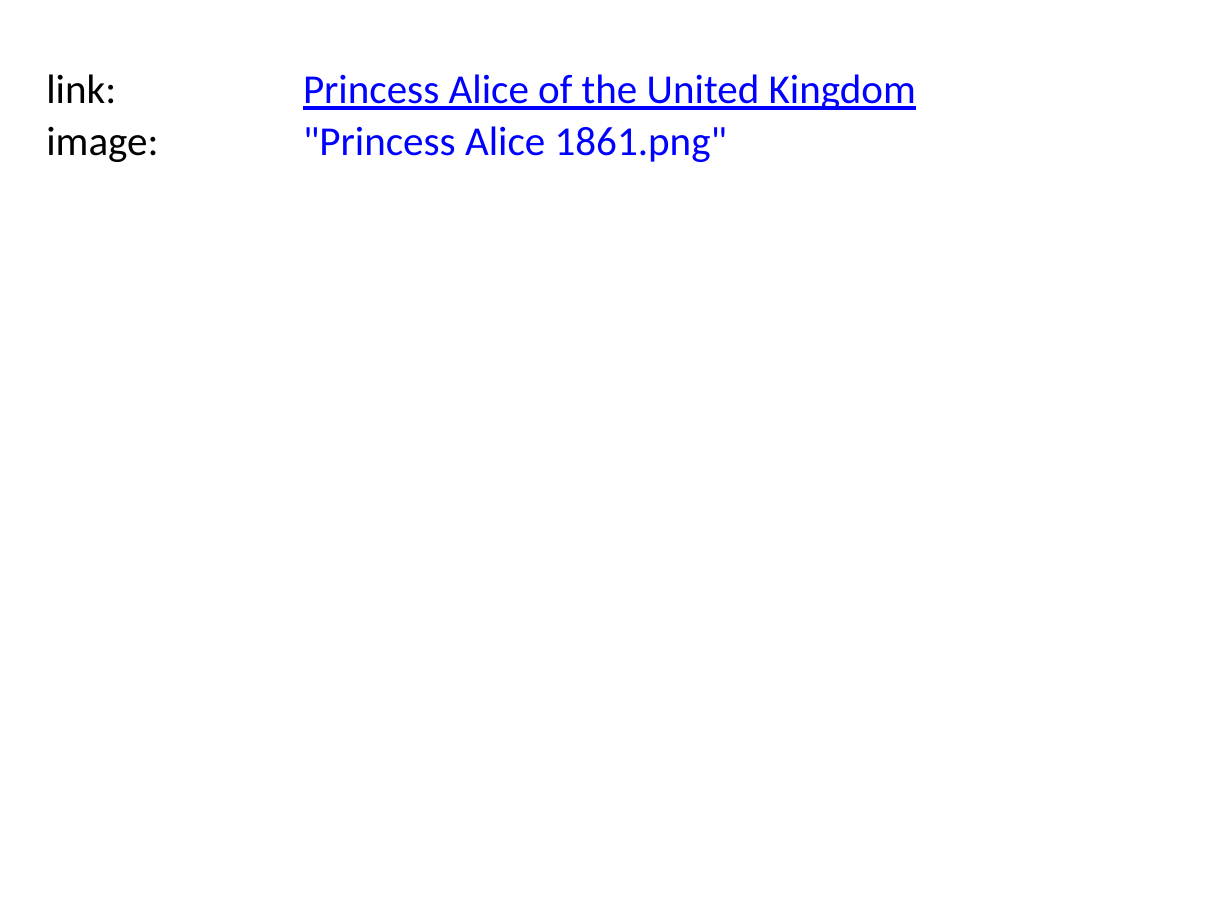
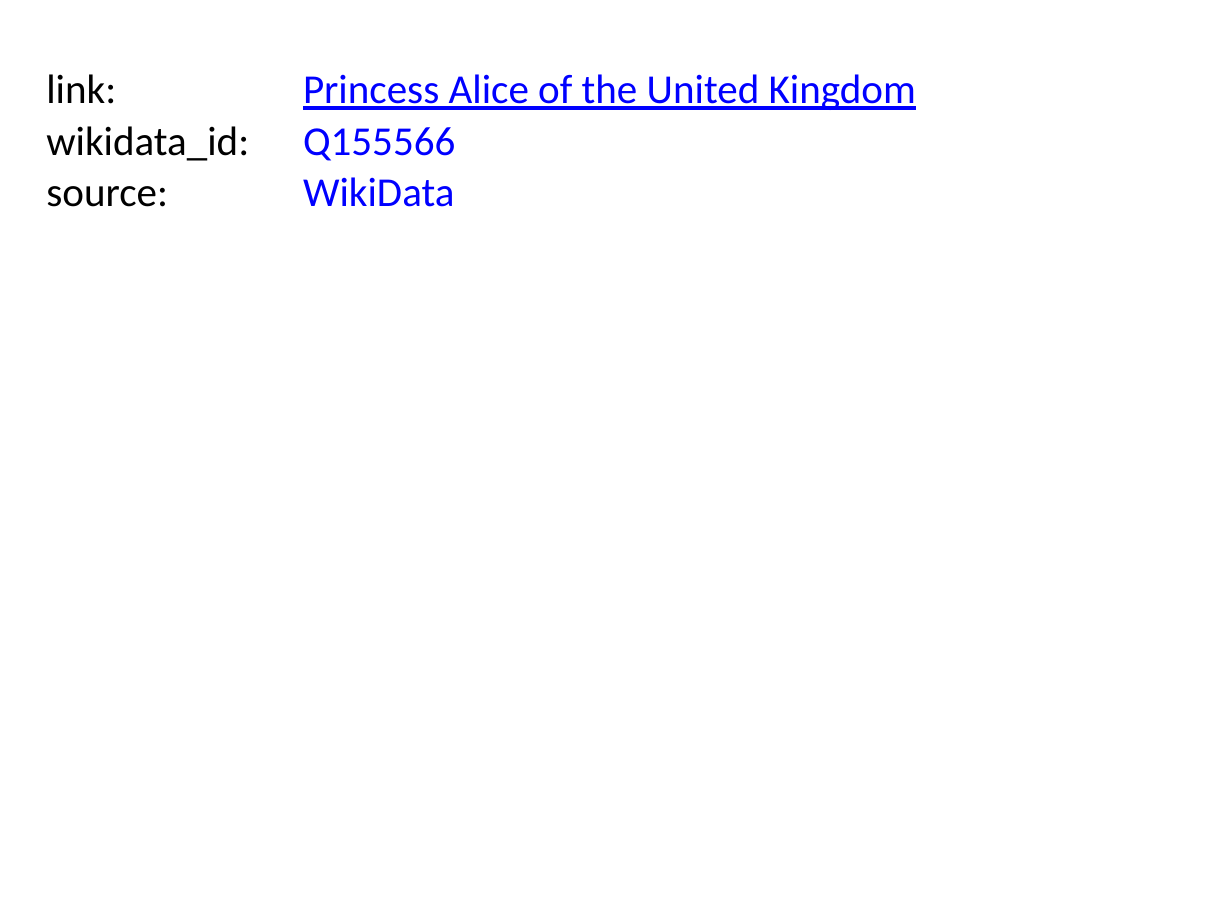
Before and after one commit to BITPlan/com.bitplan.simplegraph, a slide deck: slide 4 of QueenVictoria.pptx. Drawn at 1232x924 pixels with LibreOffice and Linux fonts; fonts in the diff are those of the drawing. Boxes give left, top, right and bottom in pixels: in the first picture for what was removed or moved away, otherwise in the second. Text is boxed around its words. In the diff, an @@ line names an element or a change of style, - is before the commit and + after.

Commit message:
refactors to improve image and property handling

```diff
--- a/QueenVictoria.pptx
+++ b/QueenVictoria.pptx
@@ text at [46,126,249,161]: text changed @@
-image:
+wikidata_id:
@@ text at [303,127,455,161]: text changed @@
-"Princess Alice 1861.png"
+Q155566
@@ text added at [303,177,454,207], 24 pt, text #0000FF @@
+WikiData
@@ text added at [46,186,168,207], 24 pt, text #000000 @@
+source:
```
Also in this commit, not shown: 9 other slides changed, 10 other files.
